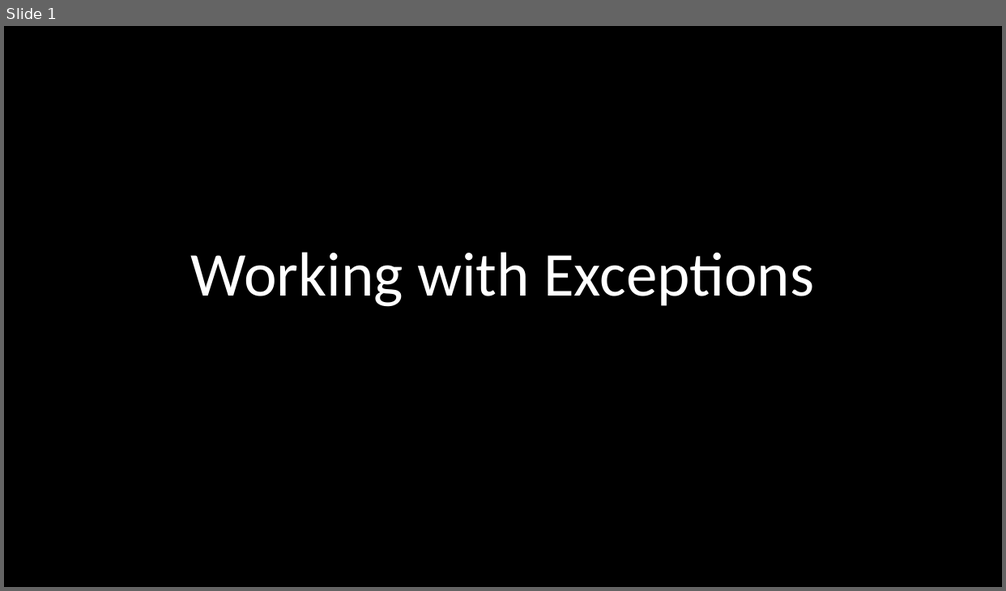
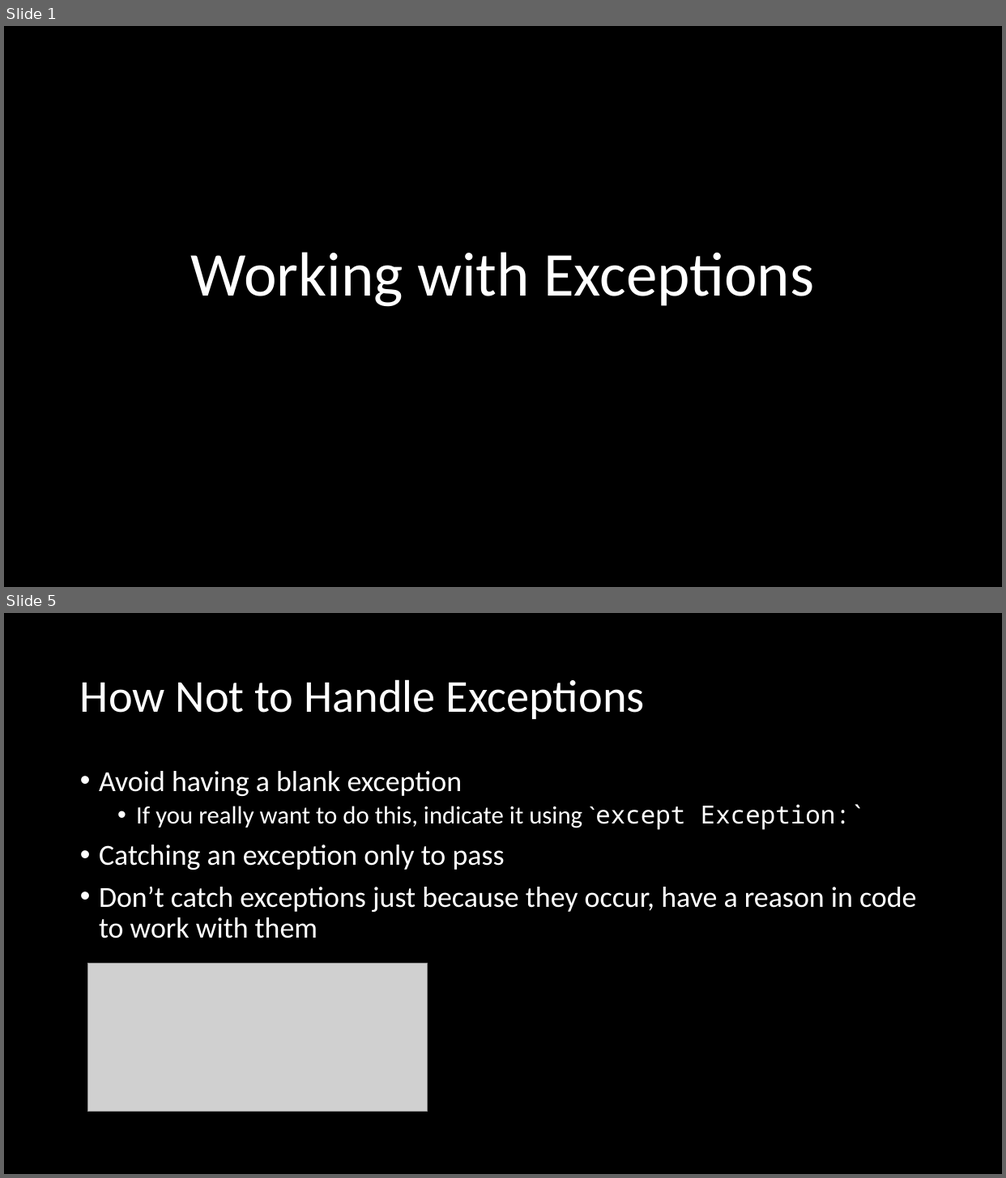
Before and after one commit to RobertKoehlmoos/intro-errors-exceptions, a slide deck: Exceptions_in_python.pptx. Shown one above the other, each under a label of ours: slide 1 before the commit, slides 1 and 5 after it; the slides between them are not shown. The pictures are 1006x591 and 1006x1178 pixels, drawn with LibreOffice and Linux fonts; fonts in the diff are those of the drawing; grey boxes stand for pictures. Boxes give left, top, right and bottom in pixels: in the first picture for what was removed or moved away, otherwise in the second. Text is boxed around its words. In the diff, an @@ line names an element or a change of style, - is before the commit and + after.

```diff
--- a/Exceptions_in_python.pptx
+++ b/Exceptions_in_python.pptx
@@ slide 5 added at [4,613,1002,1174], background #000000 @@
@@ title added at [80,679,645,719], 44 pt, text #FFFFFF @@
+How Not to Handle Exceptions
@@ text added at [99,771,916,939], 28 pt, text #FFFFFF @@
+• Avoid having a blank exception
+  • If you really want to do this, indicate it using `except Exception:`
+• Catching an exception only to pass
+• Don’t catch exceptions just because they occur, have a reason in code to work with them
@@ picture added at [88,964,427,1112] @@
```
Also in this commit, not shown: 7 other slides added, 3 other files.
